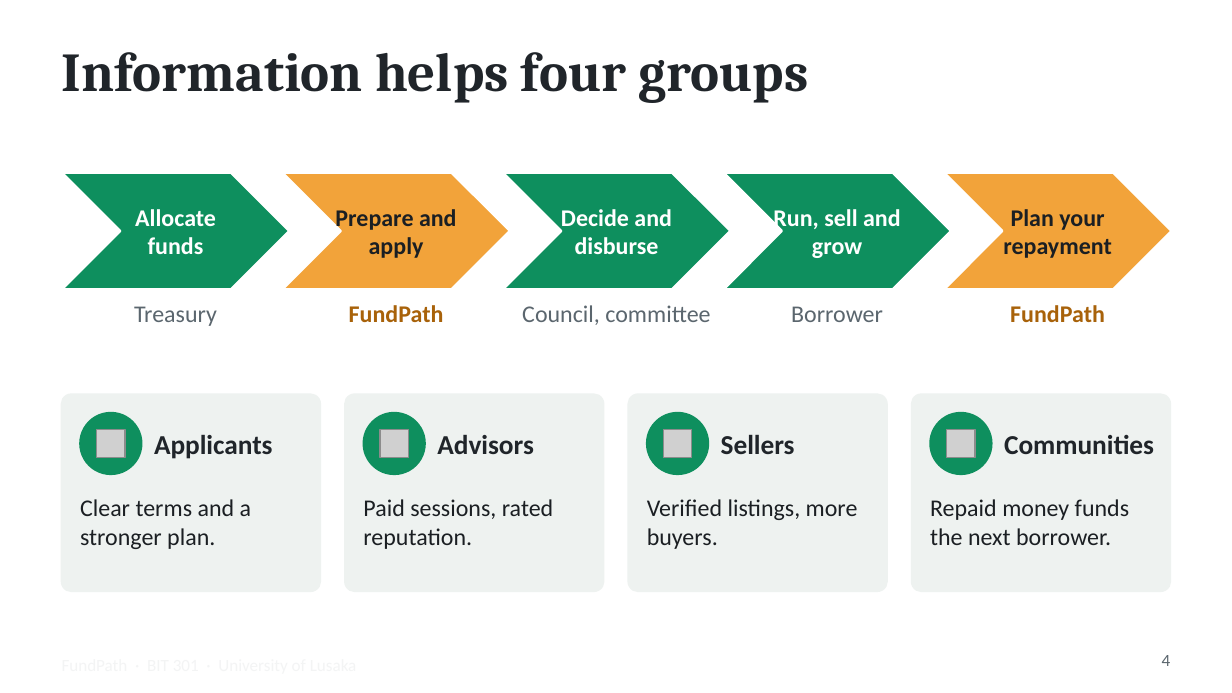
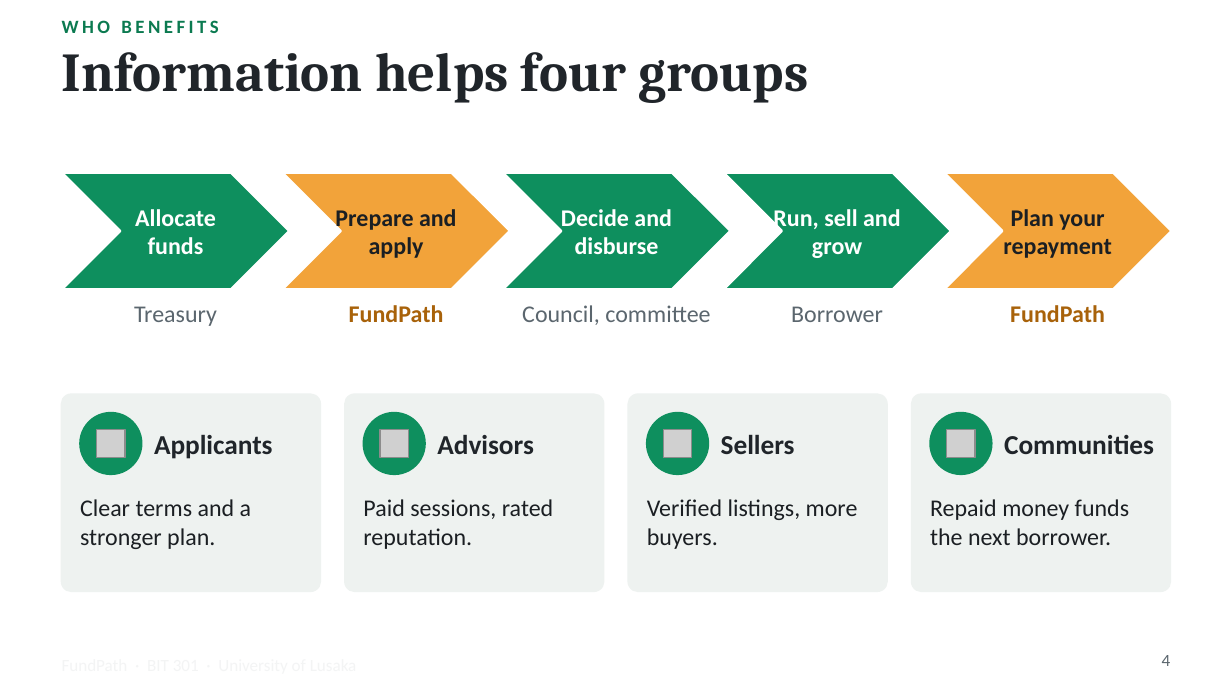
Before and after one commit to mwemmz/cdf-project, a slide deck: slide 4 of docs/presentation/FundPath_5_Slide_Pitch.pptx. Drawn at 1232x693 pixels with LibreOffice and Linux fonts; fonts in the diff are those of the drawing; grey boxes stand for pictures; background and template pictures are left out. Boxes give left, top, right and bottom in pixels: in the first picture for what was removed or moved away, otherwise in the second. Text is boxed around its words. In the diff, an @@ line names an element or a change of style, - is before the commit and + after.

```diff
--- a/docs/presentation/FundPath_5_Slide_Pitch.pptx
+++ b/docs/presentation/FundPath_5_Slide_Pitch.pptx
@@ text added at [62,20,218,33], 11 pt, text #0B7A50, bold @@
+WHO BENEFITS
```
Also in this commit, not shown: 4 other slides changed.
